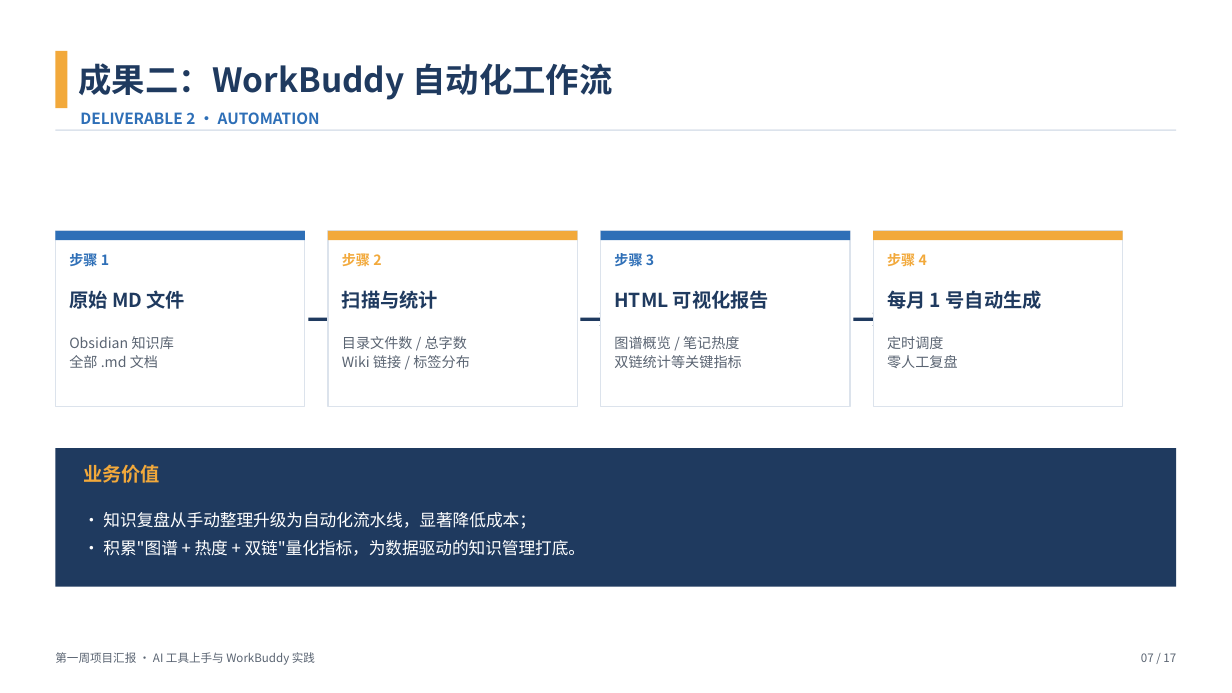
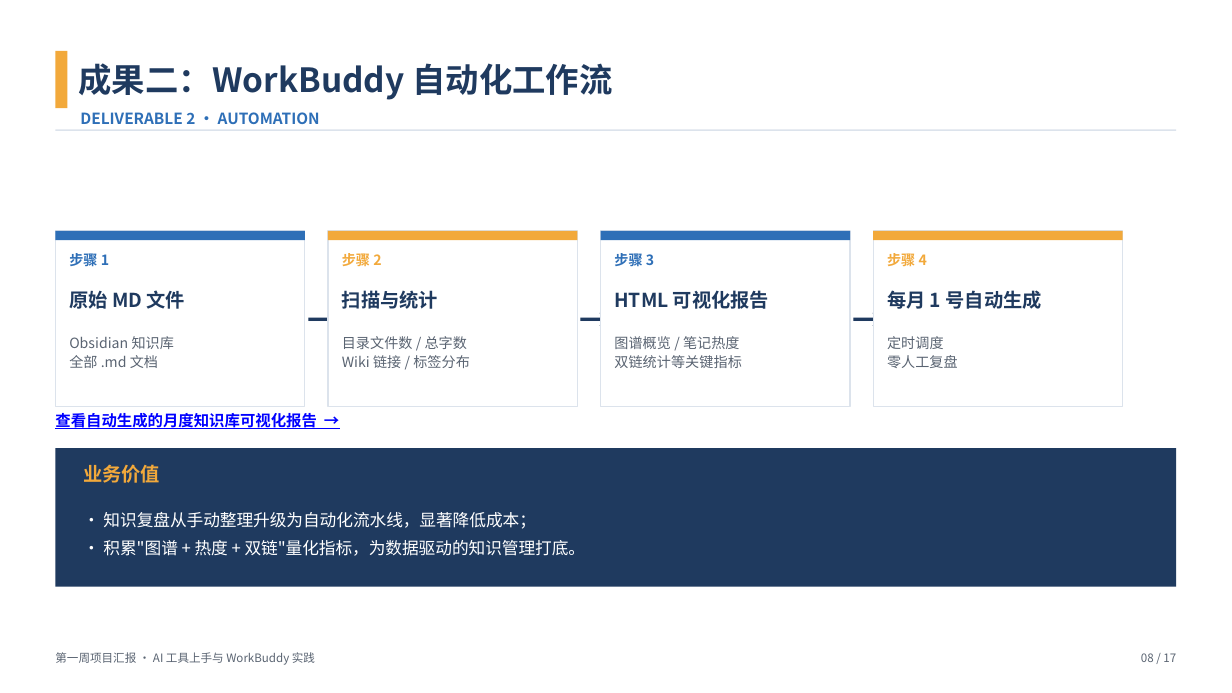
Before and after one commit to Zmjjkkdddh/obsidian, a slide deck: slide 9 of 第一周/项目汇报PPT/第一周项目汇报.pptx (slide 7 before the commit). Drawn at 1232x693 pixels with LibreOffice and Linux fonts; fonts in the diff are those of the drawing. Boxes give left, top, right and bottom in pixels: in the first picture for what was removed or moved away, otherwise in the second. Text is boxed around its words. In the diff, an @@ line names an element or a change of style, - is before the commit and + after.

```diff
--- a/第一周/项目汇报PPT/第一周项目汇报.pptx
+++ b/第一周/项目汇报PPT/第一周项目汇报.pptx
@@ text added at (55, 411, 317, 431), 12 pt, text #0000FF, bold, underline @@
+查看自动生成的月度知识库可视化报告 →
@@ text at (1141, 653, 1176, 662): text changed @@
-07 / 17
+08 / 17
```
Also in this commit, not shown: 1 other slide changed, 4 slides added, 5 slides removed, 3 other files.
